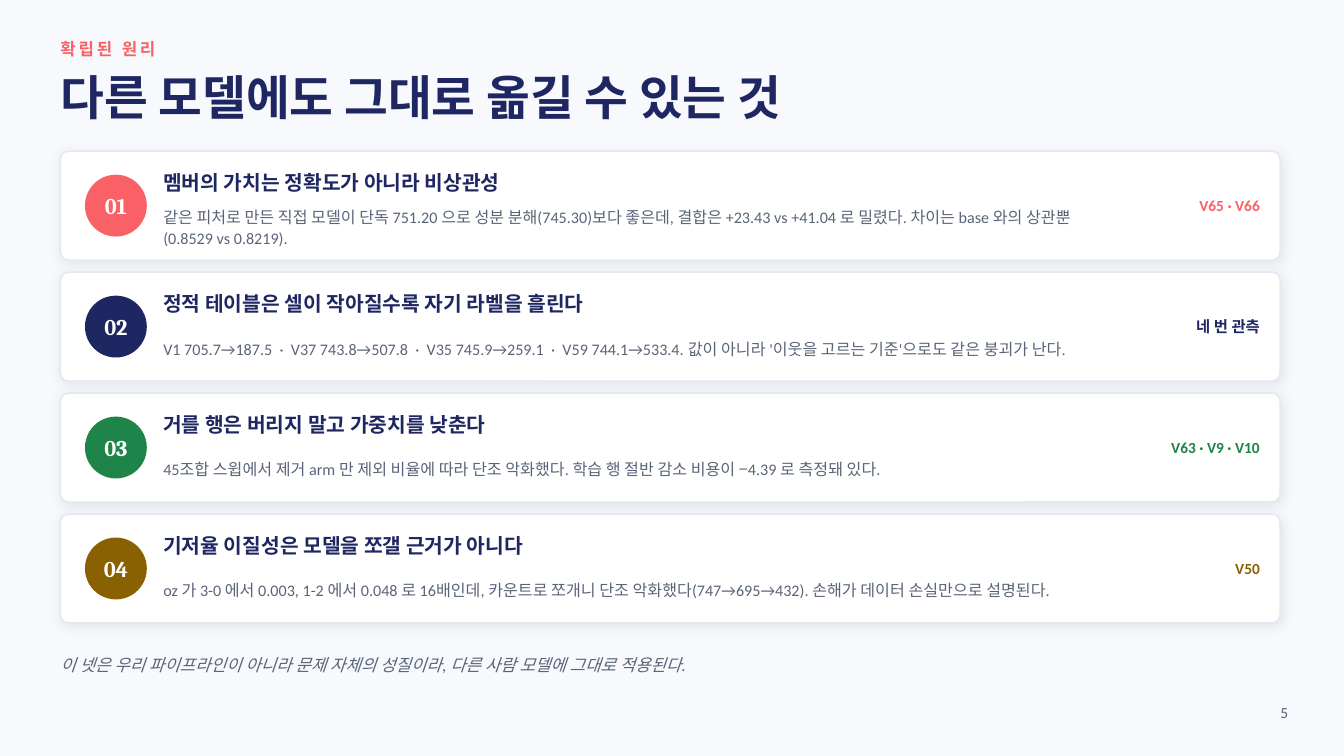
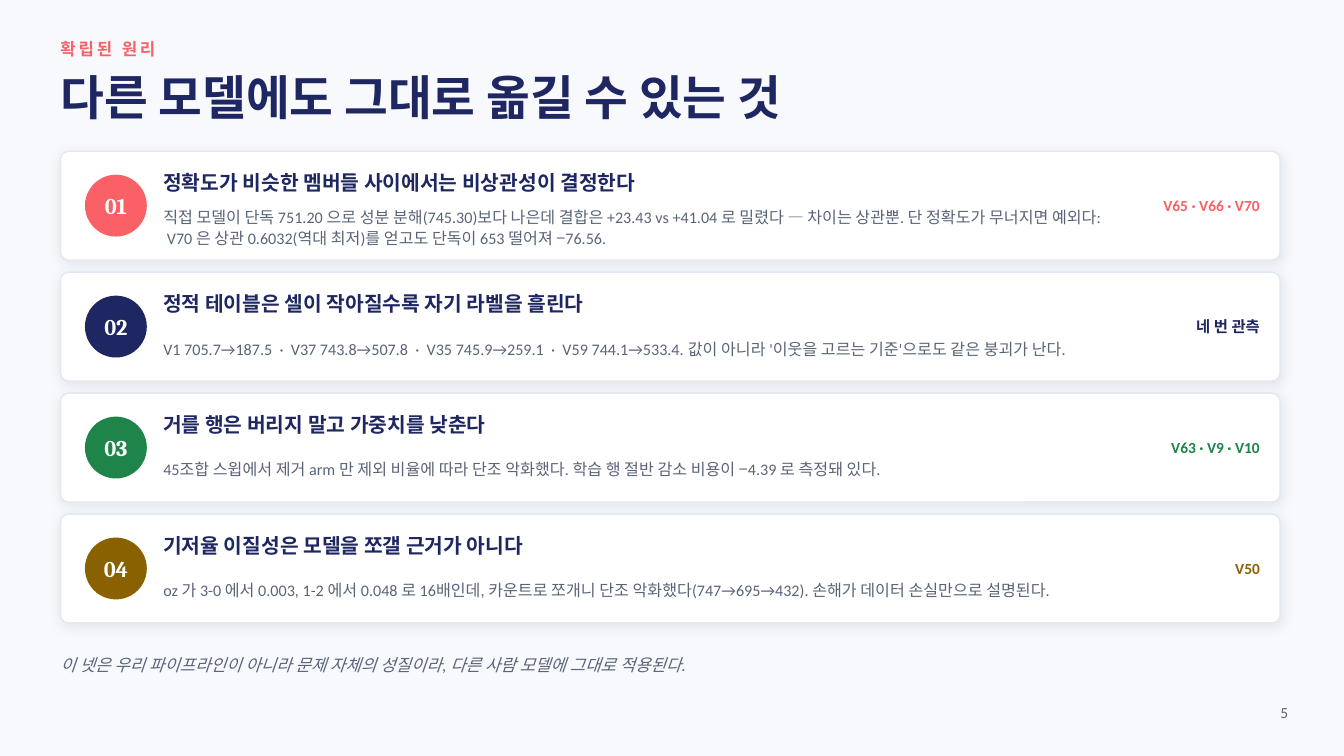
Before and after one commit to whdpdms2004-bot/LA9elephantmiracle, a slide deck: slide 5 of cowork/sj/claude/23_TEAM_DECK.pptx. Drawn at 1344x756 pixels with LibreOffice and Linux fonts; fonts in the diff are those of the drawing. Boxes give left, top, right and bottom in pixels: in the first picture for what was removed or moved away, otherwise in the second. Text is boxed around its words. In the diff, an @@ line names an element or a change of style, - is before the commit and + after.

```diff
--- a/cowork/sj/claude/23_TEAM_DECK.pptx
+++ b/cowork/sj/claude/23_TEAM_DECK.pptx
@@ text at (163, 173, 635, 192): text changed @@
-멤버의 가치는 정확도가 아니라 비상관성
+정확도가 비슷한 멤버들 사이에서는 비상관성이 결정한다
@@ text at (163, 209, 1101, 246): text changed @@
-같은 피처로 만든 직접 모델이 단독 751.20 으로 성분 분해(745.30)보다 좋은데, 결합은 +23.43 vs +41.04 로 밀렸다. 차이는 base 와의 상관뿐(0.8529 vs 0.8219).
+직접 모델이 단독 751.20 으로 성분 분해(745.30)보다 나은데 결합은 +23.43 vs +41.04 로 밀렸다 — 차이는 상관뿐. 단 정확도가 무너지면 예외다: V70 은 상관 0.6032(역대 최저)를 얻고도 단독이 653 떨어져 −76.56.
@@ text at (1163, 200, 1260, 211): text changed @@
-V65 · V66
+V65 · V66 · V70
```
Also in this commit, not shown: 9 other files.
